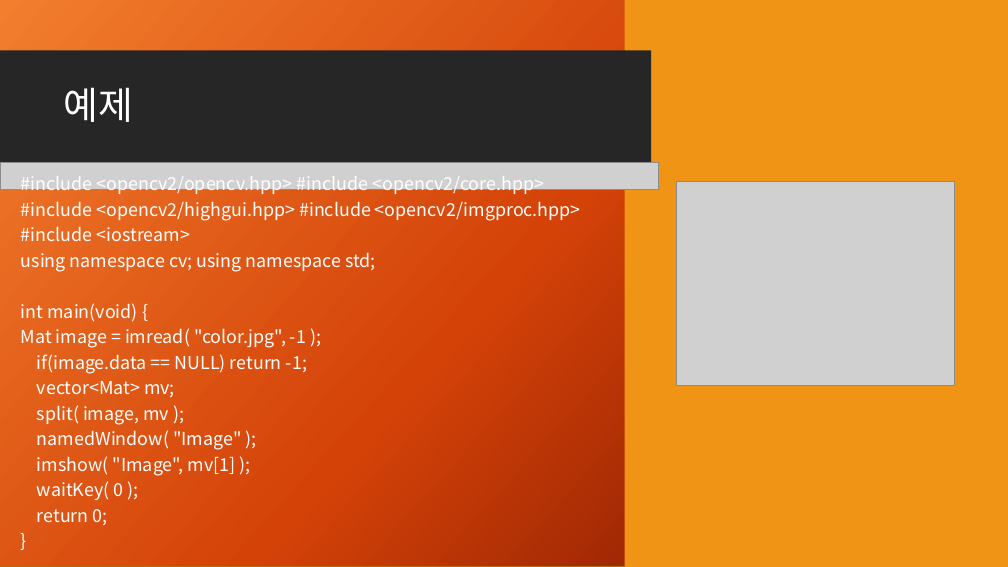
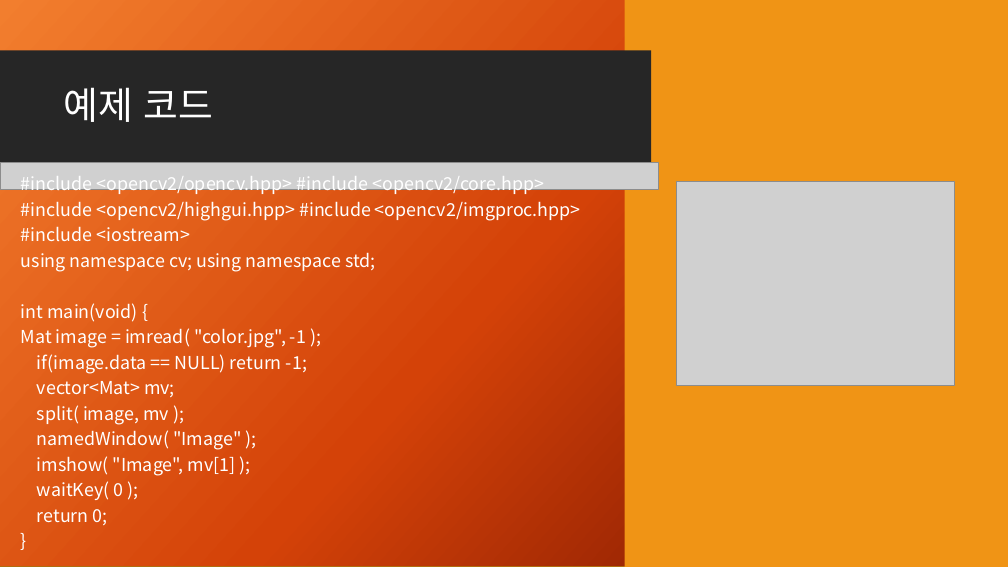
Before and after one commit to DaEunKim/111Coding, a slide deck: slide 7 of 170204_111coding_opencv.pptx. Drawn at 1008x567 pixels with LibreOffice and Linux fonts; fonts in the diff are those of the drawing; grey boxes stand for pictures; background and template pictures are left out. Boxes give left, top, right and bottom in pixels: in the first picture for what was removed or moved away, otherwise in the second. Text is boxed around its words. In the diff, an @@ line names an element or a change of style, - is before the commit and + after.

```diff
--- a/170204_111coding_opencv.pptx
+++ b/170204_111coding_opencv.pptx
@@ title at bbox=[64, 87, 214, 122]: text changed @@
-예제
+예제 코드
```
Also in this commit, not shown: 4 slides added, 2 other files.
